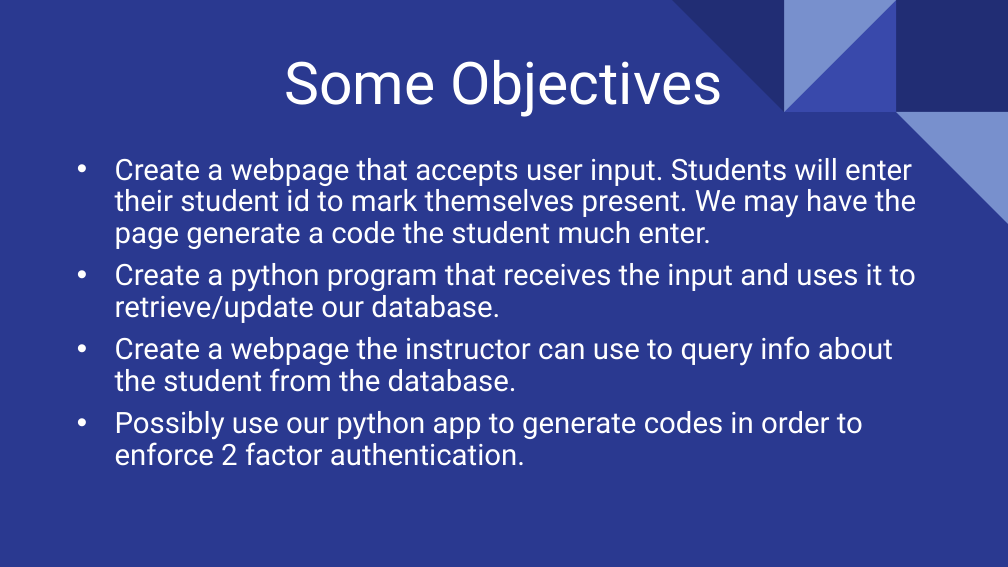
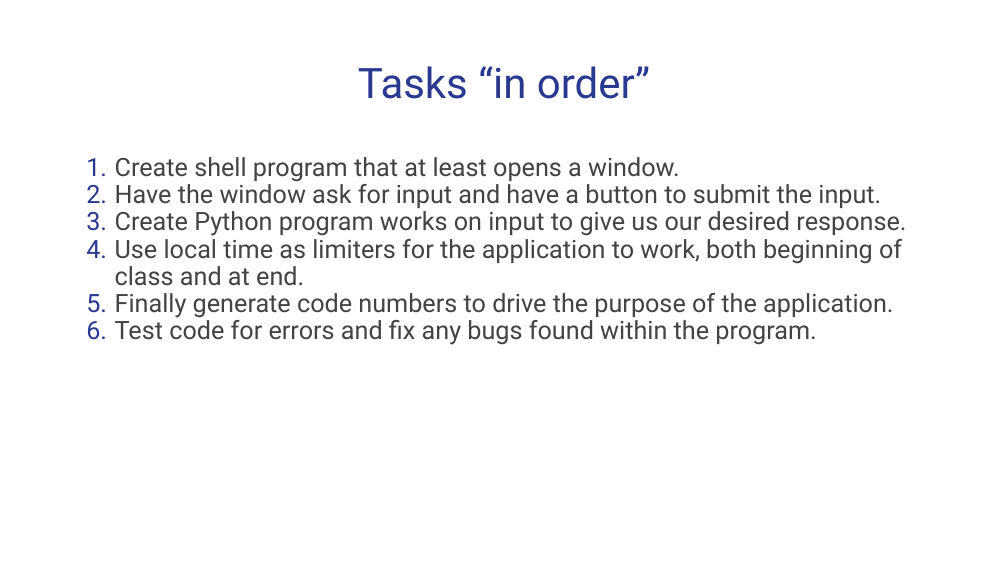
Before and after one commit to Square-CS2020/AttendApp, a slide deck: slide 4 of Presentation_1.pptm.pptx (slide 6 before the commit). Drawn at 1008x567 pixels with LibreOffice and Linux fonts; fonts in the diff are those of the drawing. Boxes give left, top, right and bottom in pixels: in the first picture for what was removed or moved away, otherwise in the second. Text is boxed around its words. In the diff, an @@ line names an element or a change of style, - is before the commit and + after.

```diff
--- a/Presentation_1.pptm.pptx
+++ b/Presentation_1.pptm.pptx
@@ background #2A3990 to #FFFFFF @@
@@ title at (358,66,650,99): text changed; size 56 to 40 pt; text colour #FFFFFF to #2A3990 @@
-Some Objectives
+Tasks “in order”
@@ group removed at (672,0,1008,224): 4 right triangles, 1 rectangle @@
@@ text at (115,157,906,345): text changed; size 28 to 24 pt; text colour #FFFFFF to #434343 @@
-• Create a webpage that accepts user input. Students will enter their student id to mark themselves present. We may have the page generate a code the student much enter.
-• Create a python program that receives the input and uses it to retrieve/update our database.
-• Create a webpage the instructor can use to query info about the student from the database.
-• Possibly use our python app to generate codes in order to enforce 2 factor authentication.
+1. Create shell program that at least opens a window.
+2. Have the window ask for input and have a button to submit the input.
+3. Create Python program works on input to give us our desired response.
+4. Use local time as limiters for the application to work, both beginning of class and at end.
+5. Finally generate code numbers to drive the purpose of the application.
+6. Test code for errors and fix any bugs found within the program.
```
Also in this commit, not shown: 3 other slides changed, 3 slides removed.
